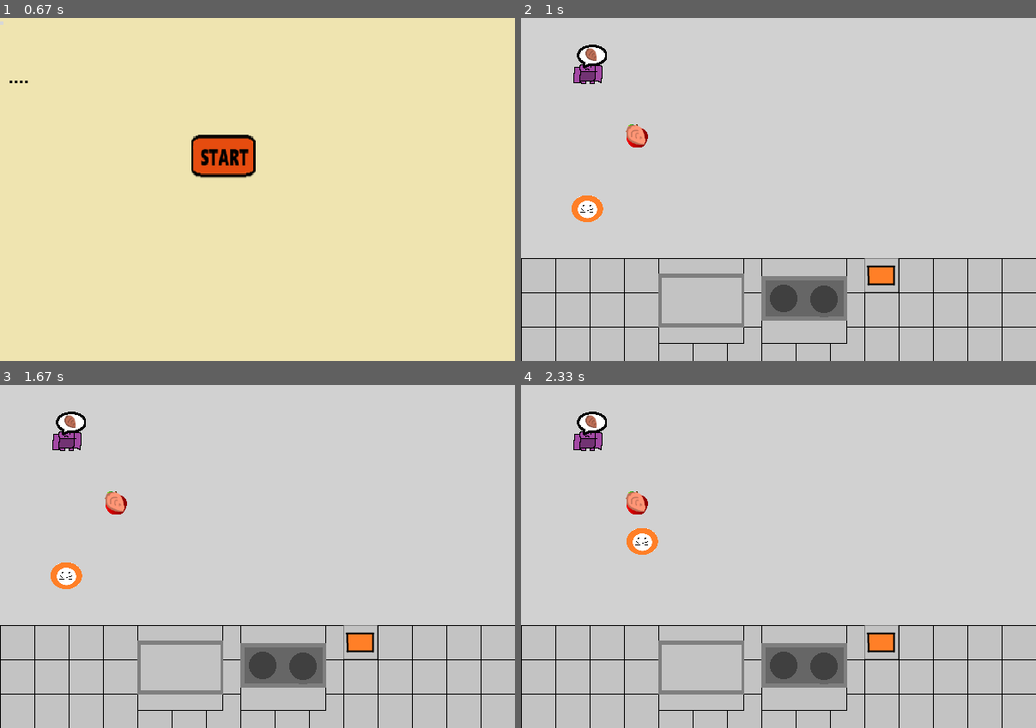
Above: before the commit, frames 1-4 (two rows, left to right).
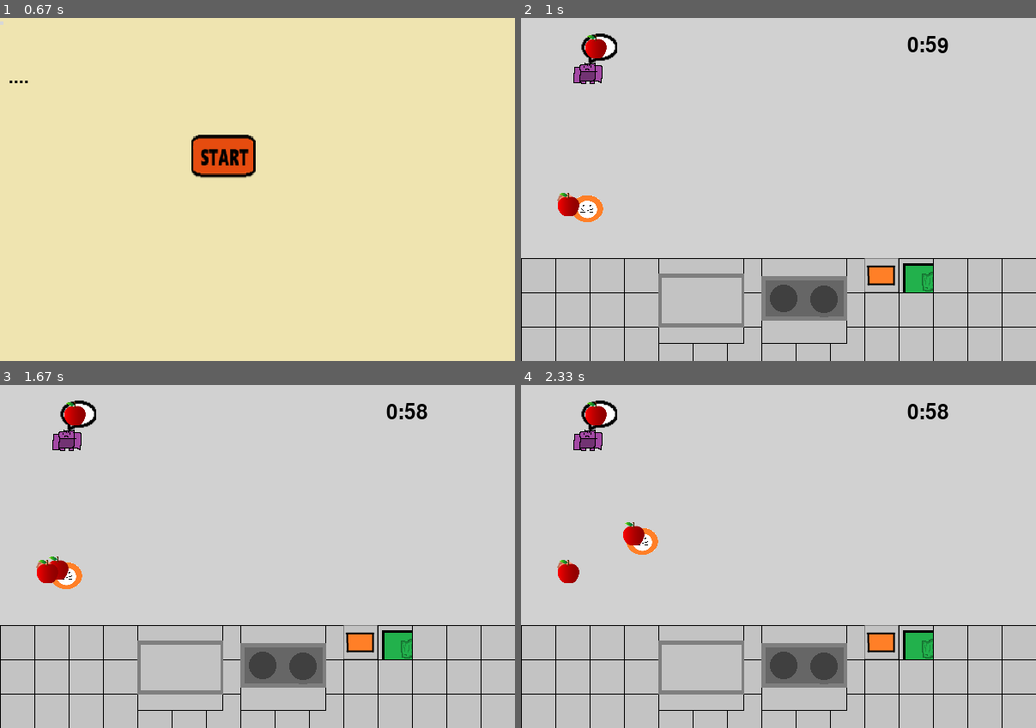
Above: after the commit, the same moments.

Repository: Lev-Sh/PygameTasks
Game: pygame game, started from main.py
Two runs of this game, one before a commit and one after it. Both use one fixed random seed, a clock stepped at 60 frames per second and the inputs below.
Inputs (mouse positions are in pixels of both pictures, inside the frame that each line leads up to):
- Up to frame 1 (0.67 s): tap Space at 0.33 s
- Up to frame 2 (1 s): click (757, 203) at 0.72 s
- Up to frame 3 (1.67 s): tap Space at 1 s; tap E at 1.33 s
- Up to frame 4 (2.33 s): hold D 1.67-2.13 s; tap Space at 1.73, 2.03, 2.23 s; hold W from 2.17 s (still down)

Frame 1 is identical in both runs. In frame 2, 1.7% of the frame differs, in the area x 7-83%, y 4-80%; in frame 3, 1.8%; in frame 4, 1.9%.

Commit message:
--added latucc --normalized customers response --fixed items bug --adding timer

Diff:
--- a/main.py
+++ b/main.py
@@ -47,6 +47,7 @@
 tile_images = {
     'wall': load_image('box.png', 'data/images'),
     'appbox': load_image('apple_box.png', 'data/images'),
+    'latucc_box': load_image('latucc_box.png', 'data/images'),
     'holodilnik': load_image('holodilnik.png', 'data/images'),
     'polystena': load_image('polystena.png', 'data/images'),
     'electric_stove': load_image('electro_doska.png', 'data/images'),
@@ -66,14 +67,16 @@
 beef_image = load_image('beef.png', 'data/images')
 cooked_beef_image = load_image('beef_cooked.png', 'data/images')
 bulka_image = load_image('bulka.png', 'data/images')
+latucc_image = load_image('latucc.png', 'data/images')
 customers_can_response = {
     'None': load_image('None.png', 'data/images'),
     'apple_image': apple_image,
-    'bulka_image': bulka_image,
+    # 'bulka_image': bulka_image,
+    'latucc': latucc_image,
     'beef_image': beef_image,
     'cooked_beef_image': cooked_beef_image
 }
-customers_can_response_list = ['apple', 'beef', 'beef_cooked', 'bulka']
+customers_can_response_list = ['apple', 'beef', 'beef_cooked', 'latucc']
 tile_width = tile_height = 40
 
 
@@ -89,6 +92,8 @@
                 Tile('wall', x, y)
             elif level[y][x] == 'a':
                 Tile('appbox', x, y)
+            elif level[y][x] == 'l':
+                Tile('latucc_box', x, y)
             elif level[y][x] == '^':
                 Tile('ladder', x, y)
             elif level[y][x] == '|':
@@ -145,14 +150,15 @@
             tiles_blocks_group.add(self)
         if tile_type == 'appbox':
             apple_box_group.add(self)
-            #tiles_blocks_group.add(self)
+        if tile_type == 'latucc_box':
+            latucc_box_group.add(self)
+            # tiles_blocks_group.add(self)
         if tile_type == 'holodilnik':
             holodilnik_group.add(self)
-            #tiles_blocks_group.add(self)
-
+            # tiles_blocks_group.add(self)
         if tile_type == 'electric_stove':
             electro_plate_group.add(self)
-            #tiles_blocks_group.add(self)
+            # tiles_blocks_group.add(self)
 
 
 # class AppleBox(pygame.sprite.Sprite):
@@ -170,9 +176,11 @@
 class Dialogue(pygame.sprite.Sprite):
     def __init__(self, x, y, resp):
         super().__init__(dialogue_group, all_sprites)
-        self.image = load_image(f'dialogue_{resp}.png', 'data/images')
+        create(1, dropped=True, item=resp, x=(x + 0.8), y=(y - 0.6), workings=False)
+        resp = ''
+        self.image = load_image(f'dialogue.png', 'data/images')
         self.rect = self.image.get_rect().move(
-            tile_width * (x + 0.32) + 5, tile_height * (y - 0.36) + 5)
+            tile_width * (x + 0.6) + 5, tile_height * (y - 0.7) + 5)
 
     def change(self, im):
         self.image = customers_can_response[im]
@@ -182,7 +190,7 @@
     def __init__(self):
         super().__init__(customer_group, tiles_blocks_group, all_sprites)
         self.image = load_image('None.png', 'data/images')
-        self.response = 'beef'
+        self.response = ''
         self.rect = self.image.get_rect().move(
             tile_width * 0 + 15, tile_height * 0 + 5)
         self.prev_awake = 0
@@ -193,18 +201,20 @@
 
     def update(self):
         if pygame.sprite.spritecollideany(self, items_group):
-            if self.response == pygame.sprite.spritecollide(self, items_group, 0)[0].name:
-                pygame.sprite.spritecollide(self, items_group, 1)[0].dropped = True
-                print("ACCEPTED")
-
-                self.prev_awake = pygame.time.get_ticks()
-                self.gone()
+            if len(pygame.sprite.spritecollide(self, items_group, 0)) > 1:
+                if self.response == pygame.sprite.spritecollide(self, items_group, 0)[1].name:
+                    print('toched')
+
+                    pygame.sprite.spritecollide(self, items_group, 1)[1].dropped = True
+                    print("ACCEPTED")
+
+                    self.prev_awake = pygame.time.get_ticks()
+                    self.gone()
         if not self.prev_awake == 0 and pygame.time.get_ticks() - self.prev_awake > 4000:
             self.awake(2, 2)
             self.prev_awake = 0
 
-
-    #def moving(self, mx, my):
+    # def moving(self, mx, my):
     #    self.rect.move_ip(mx * tile_width, my * tile_height)
     #    self.x += mx * tile_width
     #    self.y += my * tile_height
@@ -215,6 +225,7 @@
 
     def awake(self, pos_x, pos_y):
         self.response = customers_can_response_list[random.randrange(0, len(customers_can_response_list))]
+        print(self.response)
         self.image = customers_images['customer_1']
 
         self.rect = self.image.get_rect().move(
@@ -256,10 +267,13 @@
 
         if pygame.sprite.spritecollideany(self, apple_box_group):
             self.inventory = "apple"
-            create(1, False)
+            create(1, False, self.inventory, pl.x, pl.y, True)
         elif pygame.sprite.spritecollideany(self, holodilnik_group):
             self.inventory = "beef"
-            create(1, False)
+            create(1, False, self.inventory, pl.x, pl.y, True)
+        elif pygame.sprite.spritecollideany(self, latucc_box_group):
+            self.inventory = "latucc"
+            create(1, False, self.inventory, pl.x, pl.y, True)
         elif pygame.sprite.spritecollideany(self, items_group):
             self.inventory = pygame.sprite.spritecollide(self, items_group, 0)[0].name
             pygame.sprite.spritecollide(self, items_group, 0)[0].dropped = False
@@ -275,33 +289,74 @@
             pygame.sprite.spritecollide(self, items_group, 0)[0].cook()
 
 
+class Timer:
+    def __init__(self):
+        self.started = False
+        self.tm = 0
+        self.secundes = 0
+        self.minutes = 0
+        self.replace()
+
+    def start(self, time: int):
+        self.tm = time
+        self.secundes = 0
+        self.minutes = 0
+        self.started = True
+        self.replace()
+        self.update()
+
+    def replace(self):
+        s = self.tm
+        while s > 60:
+            s -= 60
+            self.minutes += 1
+        self.secundes = s
+
+    def update(self):
+        if self.started:
+            font = pygame.font.SysFont(name='NewRoman', size=36)
+            text = font.render(f"{self.minutes}:{int(self.secundes)}", True, (0, 0, 0))
+            screen.blit(text, (450, 20))
+            pygame.display.flip()
+            self.tm -= 0.02
+            self.replace()
+
+
 class Item(pygame.sprite.Sprite):
 
-    def __init__(self, x, y):
+    def __init__(self, x, y, item: str, working):
         super().__init__(items_group, player_group, all_sprites)
-        self.image = self.item_images()
-        self.rect = self.image.get_rect().move(
-            tile_width * x + 2, tile_height * y + 2)
-        self.x = tile_width * x + 1
-        self.y = tile_height * y + 1
-        self.offsetX = -1.3
-        self.offsetY = -4.79
-
-        self.name = pl.inventory
-        self.speed = 1
-        self.dropped = False
+        self.name = item
+        self.working = working
+        if working:
+            self.image = self.item_images()
+            self.rect = self.image.get_rect().move(
+                tile_width * x + 2, tile_height * y + 2)
+            self.x = tile_width * x + 1
+            self.y = tile_height * y + 1
+            self.offsetX = -1.3
+            self.offsetY = -4.79
+
+            self.speed = 1
+            self.dropped = False
+        else:
+            self.image = self.item_images()
+            self.rect = self.image.get_rect().move(
+                tile_width * x + 2, tile_height * y + 2)
 
     def item_images(self):
-        self.name = pl.inventory
-        match pl.inventory:
+        match self.name:
             case "None":
                 return load_image('None.png', 'data/images')
             case "apple":
                 return load_image('apple.png', 'data/images')
+            case "latucc":
+                return load_image('latucc.png', 'data/images')
             case "beef":
                 return load_image('beef.png', 'data/images')
             case "cooked_beef":
                 return load_image('beef_cooked.png', 'data/images')
+        return load_image('apple.png', 'data/images')
 
     def update(self, xx, yy):
         if not self.dropped:
@@ -323,16 +378,17 @@
             self.name = "beef_cooked"
 
 
-def create(count: int, dropped):
+def create(count: int, dropped, item: str, x, y, workings: bool):
     for i in range(count):
         if dropped:
-            item = Item(3, 3)
+            item = Item(x=x, y=y, item=item, working=workings)
         else:
-            item = Item(pl.x / tile_width, pl.y / tile_height)
-        item.dropped = dropped
-        print(item.image, item.name, item.dropped, item.x, item.y, pl.x, pl.y)
-        items_group.draw(screen)
-        pl.items.append(item)
+            item = Item(pl.x / tile_width, pl.y / tile_height, item, workings)
+        if workings:
+            item.dropped = dropped
+            print(item.image, item.name, item.dropped, item.x, item.y, pl.x, pl.y)
+            items_group.draw(screen)
+            pl.items.append(item)
 
 
 if __name__ == '__main__':
@@ -346,17 +402,24 @@
     player_group = pygame.sprite.Group()
     tiles_blocks_group = pygame.sprite.Group()
     items_group = pygame.sprite.Group()
+    # functionals blocks
     apple_box_group = pygame.sprite.Group()
     holodilnik_group = pygame.sprite.Group()
     electro_plate_group = pygame.sprite.Group()
+    latucc_box_group = pygame.sprite.Group()
+    # Customers and dialogues
     customer_group = pygame.sprite.Group()
     dialogue_group = pygame.sprite.Group()
+
     running = True
     started = False
     space_clicked = False
+    level_time = 1
     c = Customer()
+    t = Timer()
     pl = Player(100, 100)
     while running:
+
         for event in pygame.event.get():
             if event.type == pygame.QUIT:
                 running = False
@@ -368,12 +431,11 @@
                 holodilnik_group.draw(screen)
                 electro_plate_group.draw(screen)
                 c.awake(1, 1)
-                create(2, True)
-                pl.inventory = "beef"
-                create(2, True)
+                create(2, True, "apple", pl.x, pl.y, True)
+                create(2, True, "beef", pl.x, pl.y, True)
+                t.start(60)
                 started = True
             keys = pygame.key.get_pressed()
-
             if keys[pygame.K_e]:
                 pl.cook_item()
             if keys[pygame.K_SPACE] and not armed:
@@ -399,7 +461,7 @@
                 a.update(pl.x, pl.y)
             for b in all_customers:
                 b.update()
-
+            t.update()
         tiles_group.draw(screen)
         customer_group.draw(screen)
         dialogue_group.draw(screen)
@@ -408,6 +470,6 @@
         player_group.draw(screen)
 
         items_group.draw(screen)
-        pygame.display.flip()
+        # pygame.display.flip()
         clock.tick(FPS)
     terminate()
Binary file changed: data/images/dialogue.png
Binary file added: data/images/latucc.png
Binary file added: data/images/latucc_box.png
Binary file added: data/images/wait_1.png
Binary file added: data/images/wait_2.png
Binary file added: data/images/wait_3.png
Binary file added: data/images/wait_4.png
Not shown, changed: data/levels/level1.dat
